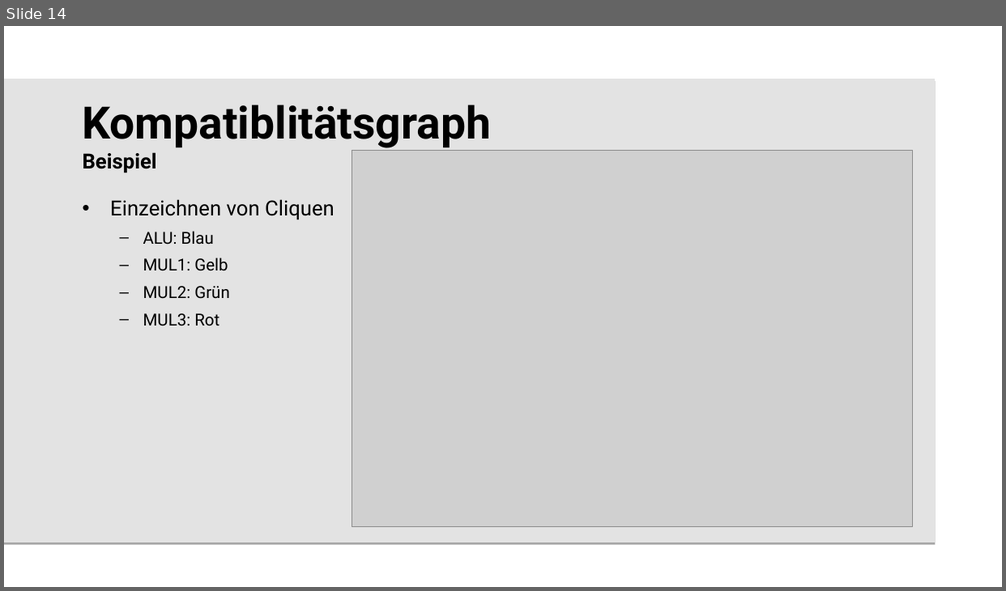
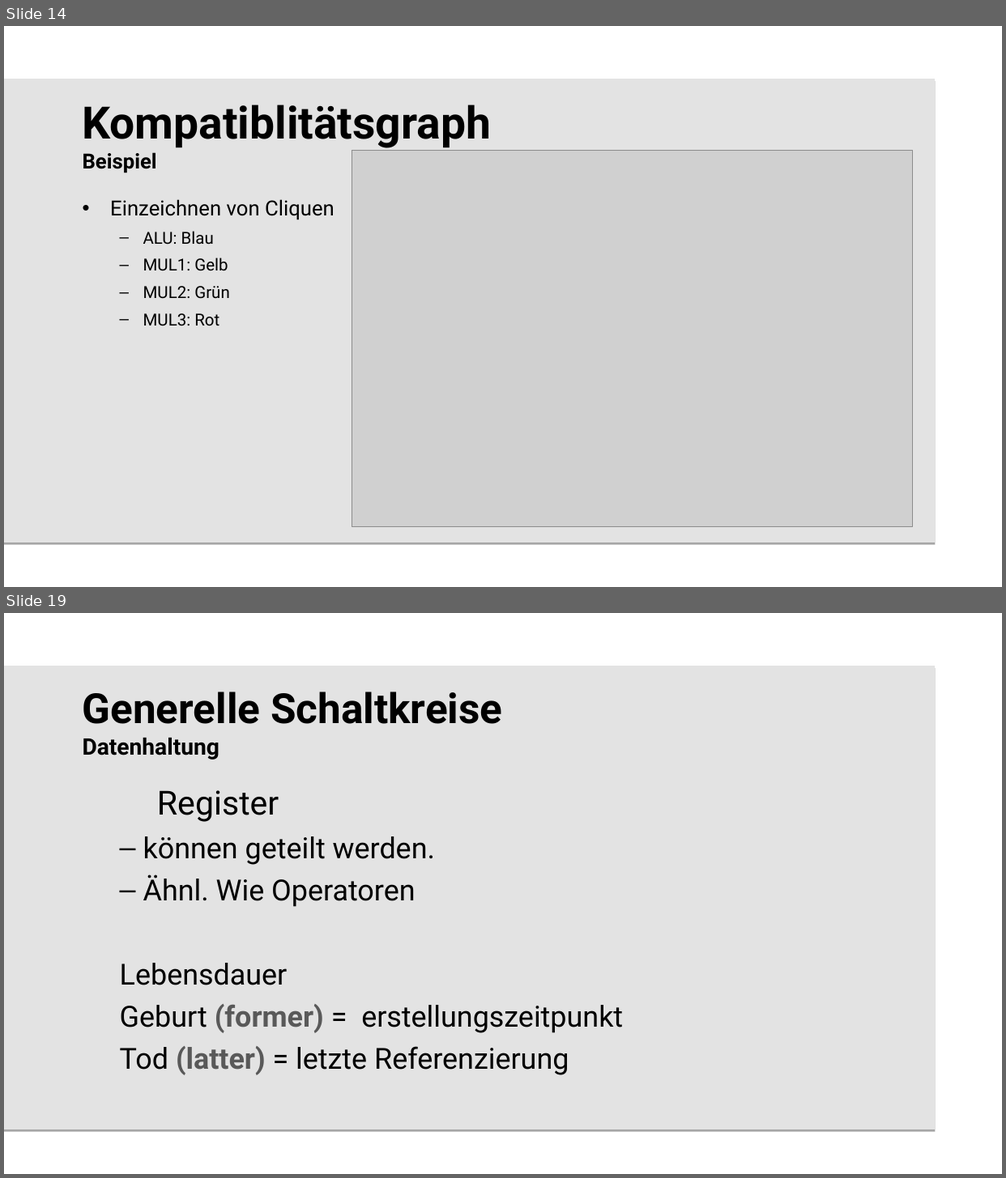
Before and after one commit to beLipinski/HW2, a slide deck: Presentation/Sharing and Binding for General Circuits.odp. Shown one above the other, each under a label of ours: slide 14 before the commit, slides 14 and 19 after it; the slides between them are not shown. The pictures are 1006x591 and 1006x1178 pixels, drawn with LibreOffice and Linux fonts; fonts in the diff are those of the drawing; grey boxes stand for pictures; background and template pictures are left out. Boxes give left, top, right and bottom in pixels: in the first picture for what was removed or moved away, otherwise in the second. Text is boxed around its words. In the diff, an @@ line names an element or a change of style, - is before the commit and + after.

```diff
--- a/Presentation/Sharing and Binding for General Circuits.odp
+++ b/Presentation/Sharing and Binding for General Circuits.odp
@@ slide 19 added at (4, 613, 1002, 1174), background #FFFFFF; not listed: 1 template element that a slide beside it also shows @@
@@ title added at (83, 692, 502, 760), 40 pt, text #000000, bold @@
+Generelle Schaltkreise
+Datenhaltung
@@ text added at (120, 790, 623, 1076), 28 pt, text #000000 @@
+Register
+  – können geteilt werden.
+  – Ähnl. Wie Operatoren
+  Lebensdauer
+  Geburt (former) = erstellungszeitpunkt
+  Tod (latter) = letzte Referenzierung
```
Also in this commit, not shown: 10 slides changed, 6 other slides added.
